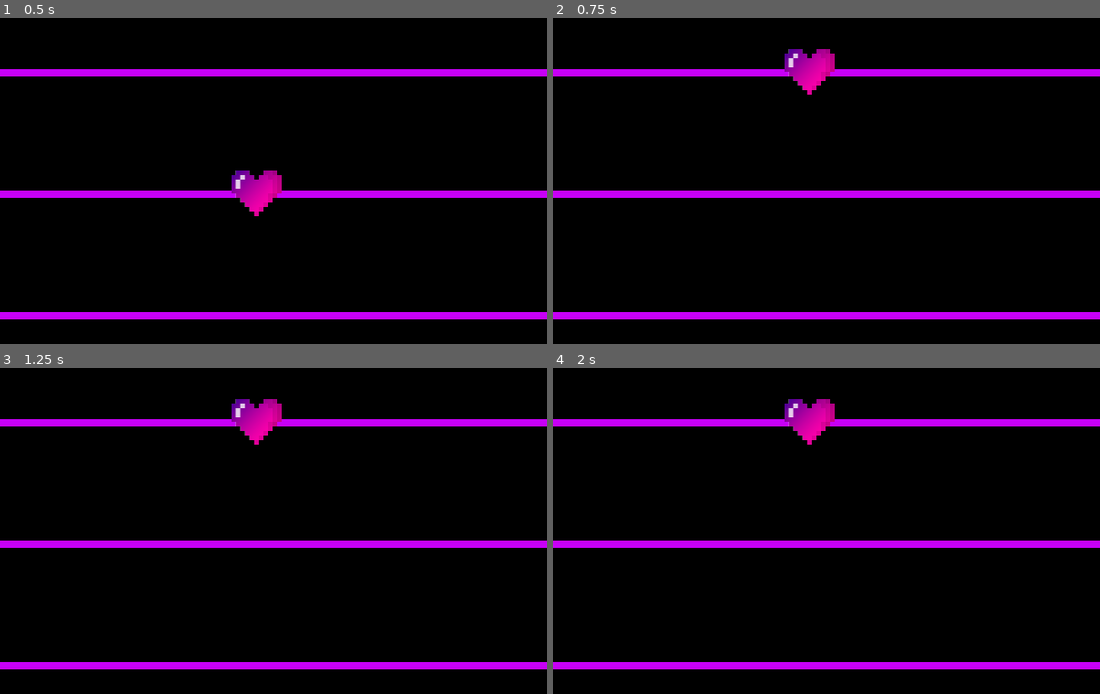
Above: before the commit, frames 1-4 (two rows, left to right).
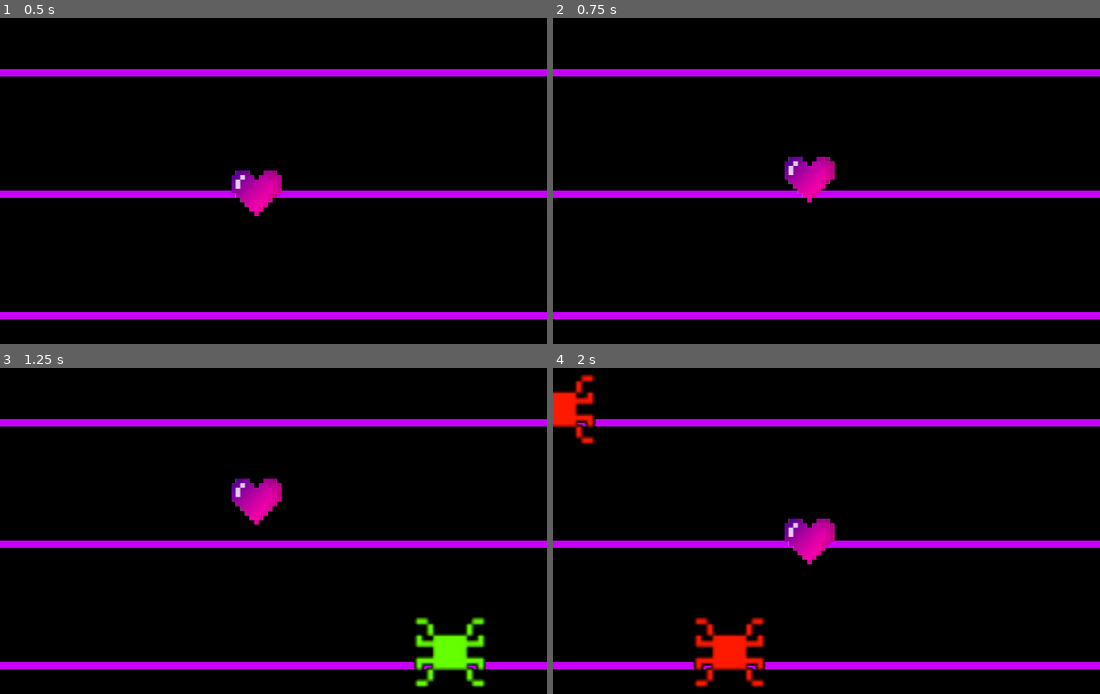
Above: after the commit, the same moments.

Repository: Regnatif/MuffetFight
Game: Godot game, scene res://Scenes/GameScene.tscn
Two runs of this game, one before a commit and one after it. Both use one fixed random seed, a clock stepped at 60 frames per second and the inputs below.
Inputs:
- Up to frame 1 (0.5 s): no input
- Up to frame 2 (0.75 s): tap Enter at 0.5 s; hold Up (up) from 0.53 s (still down)
- Up to frame 3 (1.25 s): keep holding Up (up)
- Up to frame 4 (2 s): release Up (up) at 1.28 s; hold Down (down) from 1.28 s (still down)

Frame 1 is identical in both runs. In frame 2, 1.8% of the frame differs, in the area x 42-52%, y 9-57%; in frame 3, 3.5%; in frame 4, 4.5%, in the area x 0-52%, y 1-99%.

Commit message:
Regnatif
MMMMMMMMMMerhabalar arkadaşlar

Diff:
--- a/Scenes/GameScene.tscn
+++ b/Scenes/GameScene.tscn
@@ -1,7 +1,8 @@
-[gd_scene load_steps=3 format=2]
+[gd_scene load_steps=4 format=2]
 
 [ext_resource path="res://Scenes/Lines.tscn" type="PackedScene" id=1]
 [ext_resource path="res://Scenes/Heart.tscn" type="PackedScene" id=2]
+[ext_resource path="res://Sprites/SpawnSpider.gd" type="Script" id=3]
 
 [node name="GameScene" type="Node2D"]
 __meta__ = {
@@ -13,3 +14,10 @@
 
 [node name="Heart" parent="." instance=ExtResource( 2 )]
 position = Vector2( 281.062, 204.239 )
+
+[node name="SpawnSpider" type="Node2D" parent="."]
+script = ExtResource( 3 )
+
+[node name="Timer" type="Timer" parent="SpawnSpider"]
+autostart = true
+[connection signal="timeout" from="SpawnSpider/Timer" to="SpawnSpider" method="_on_Timer_timeout"]
--- /dev/null
+++ b/Scenes/Spider.tscn
@@ -0,0 +1,20 @@
+[gd_scene load_steps=4 format=2]
+
+[ext_resource path="res://Sprites/Spider.png" type="Texture" id=1]
+[ext_resource path="res://Scripts/Spider.gd" type="Script" id=2]
+
+[sub_resource type="RectangleShape2D" id=1]
+extents = Vector2( 38.243, 37.5083 )
+
+[node name="Spider" type="Area2D"]
+position = Vector2( 296.479, 191.408 )
+script = ExtResource( 2 )
+__meta__ = {
+"_edit_group_": true
+}
+
+[node name="Sprite" type="Sprite" parent="."]
+texture = ExtResource( 1 )
+
+[node name="CollisionShape2D" type="CollisionShape2D" parent="."]
+shape = SubResource( 1 )
--- a/Scripts/Heart.gd
+++ b/Scripts/Heart.gd
@@ -4,16 +4,19 @@
 # var a = 2
 # var b = "text"
 
+var toLerp : float
 
 # Called when the node enters the scene tree for the first time.
 func _ready():
-
+	toLerp = position.y
 	pass
 
 
+func _process(delta):
+	if Input.is_action_just_pressed("up") && position.y > 133:
+		toLerp = position.y - 133
 
-
-func _process(delta):
-	if Input.is_action_just_pressed("up"):
-		position.y -= 133
+	if Input.is_action_just_pressed("down") && position.y < 133 * 2:
+		toLerp = position.y + 133
+	position.y = lerp(position.y,toLerp,0.01)
 	pass
--- /dev/null
+++ b/Scripts/Spider.gd
@@ -0,0 +1,74 @@
+extends Area2D
+
+
+var a : int
+var b : int
+
+func _ready():
+	randomize()
+	a = randi()%3+1
+	b = randi()%2+1
+
+	if a == 1:
+		position.y = 133- 75
+	if a == 2:
+		position.y = 266- 75
+	if a == 3:
+		position.y = 399- 75
+
+	if b == 1:
+		position.x = 0
+	if b == 2:
+		position.x = 600
+	pass
+
+var time : float
+
+func _process(delta):
+	time += delta
+	if b == 1:
+		position.x += 400 * delta
+	else:
+		position.x -= 400 * delta
+	modulate = hsv_to_rgb(time,1,1,1)
+	pass
+
+func hsv_to_rgb(h, s, v, a = 1):
+	#based on code at
+	#http://stackoverflow.com/questions/51203917/math-behind-hsv-to-rgb-conversion-of-colors
+	var r
+	var g
+	var b
+
+	var i = floor(h * 6)
+	var f = h * 6 - i
+	var p = v * (1 - s)
+	var q = v * (1 - f * s)
+	var t = v * (1 - (1 - f) * s)
+
+	match (int(i) % 6):
+		0:
+			r = v
+			g = t
+			b = p
+		1:
+			r = q
+			g = v
+			b = p
+		2:
+			r = p
+			g = v
+			b = t
+		3:
+			r = p
+			g = q
+			b = v
+		4:
+			r = t
+			g = p
+			b = v
+		5:
+			r = v
+			g = p
+			b = q
+	return Color(r, g, b, a)
--- /dev/null
+++ b/Sprites/SpawnSpider.gd
@@ -0,0 +1,22 @@
+extends Node2D
+
+
+const spiderload = preload("res://Scenes/Spider.tscn")
+
+# Called when the node enters the scene tree for the first time.
+func _ready():
+	pass # Replace with function body.
+
+
+func _process(delta):
+
+	pass
+
+func SpawnSpider():
+	var spider = spiderload.instance()
+	get_tree().root.get_node("GameScene").add_child(spider)
+	pass
+
+func _on_Timer_timeout():
+	SpawnSpider()
+	pass
